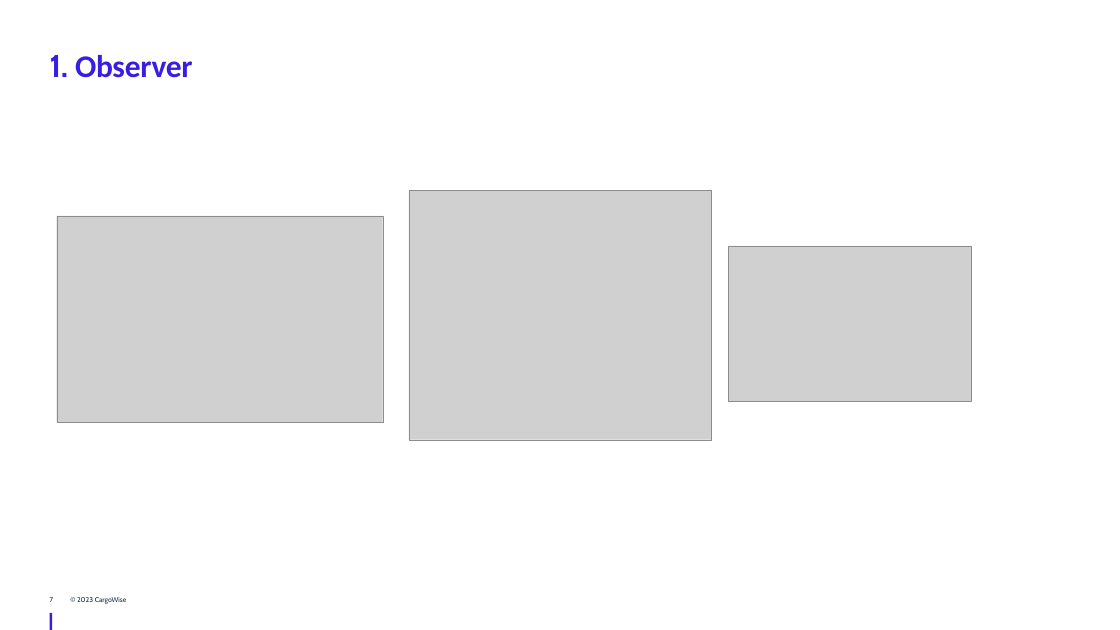
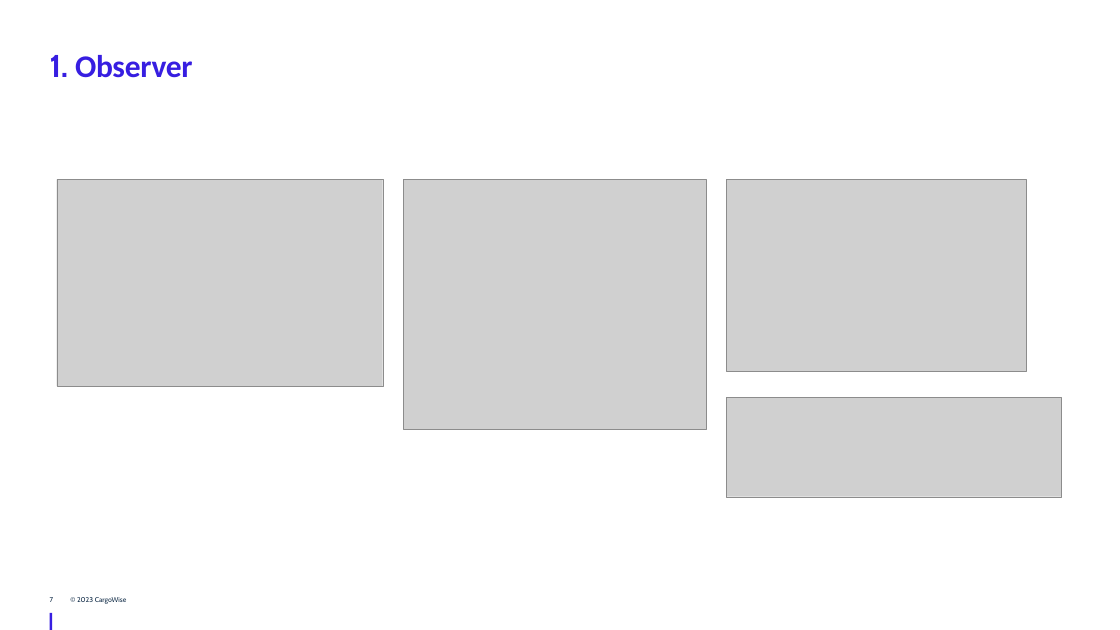
Before and after one commit to JingwenLi/DesignPatterns, a slide deck: slide 7 of DesignPatterns/Behavioral Design Patterns/Behavioral Design Patterns - WTG.pptx. Drawn at 1120x630 pixels with LibreOffice and Linux fonts; fonts in the diff are those of the drawing; grey boxes stand for pictures; background and template pictures are left out. Boxes give left, top, right and bottom in pixels: in the first picture for what was removed or moved away, otherwise in the second. Text is boxed around its words. In the diff, an @@ line names an element or a change of style, - is before the commit and + after.

```diff
--- a/DesignPatterns/Behavioral Design Patterns/Behavioral Design Patterns - WTG.pptx
+++ b/DesignPatterns/Behavioral Design Patterns/Behavioral Design Patterns - WTG.pptx
@@ picture: place and size @@
-picture at [57,216,383,422]
+picture at [57,179,383,386]
@@ picture: place and size @@
-picture at [409,190,711,440]
+picture at [404,179,706,429]
@@ picture: place and size @@
-picture at [729,246,971,401]
+picture at [727,179,1026,371]
@@ picture added at [727,398,1061,497] @@
```
Also in this commit, not shown: 4 other files.
